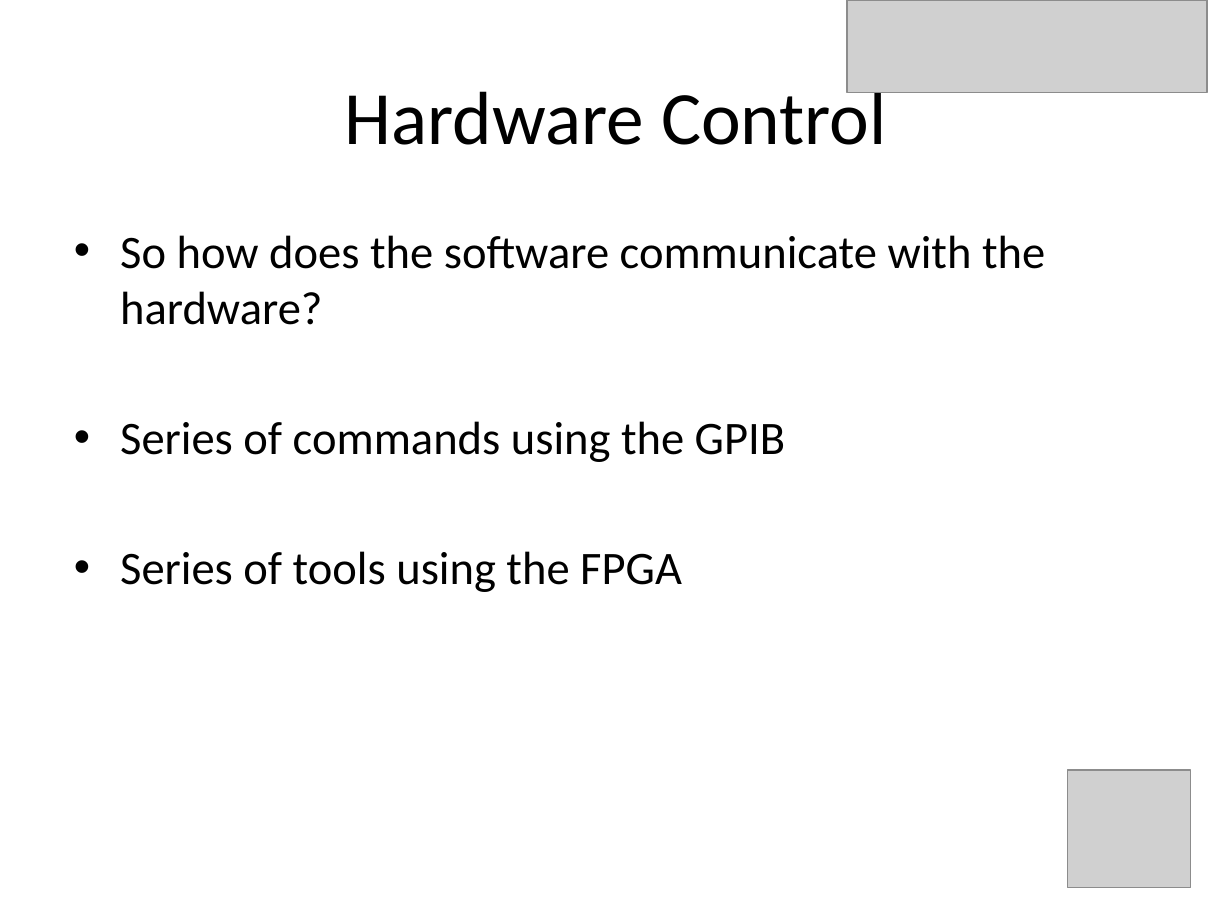
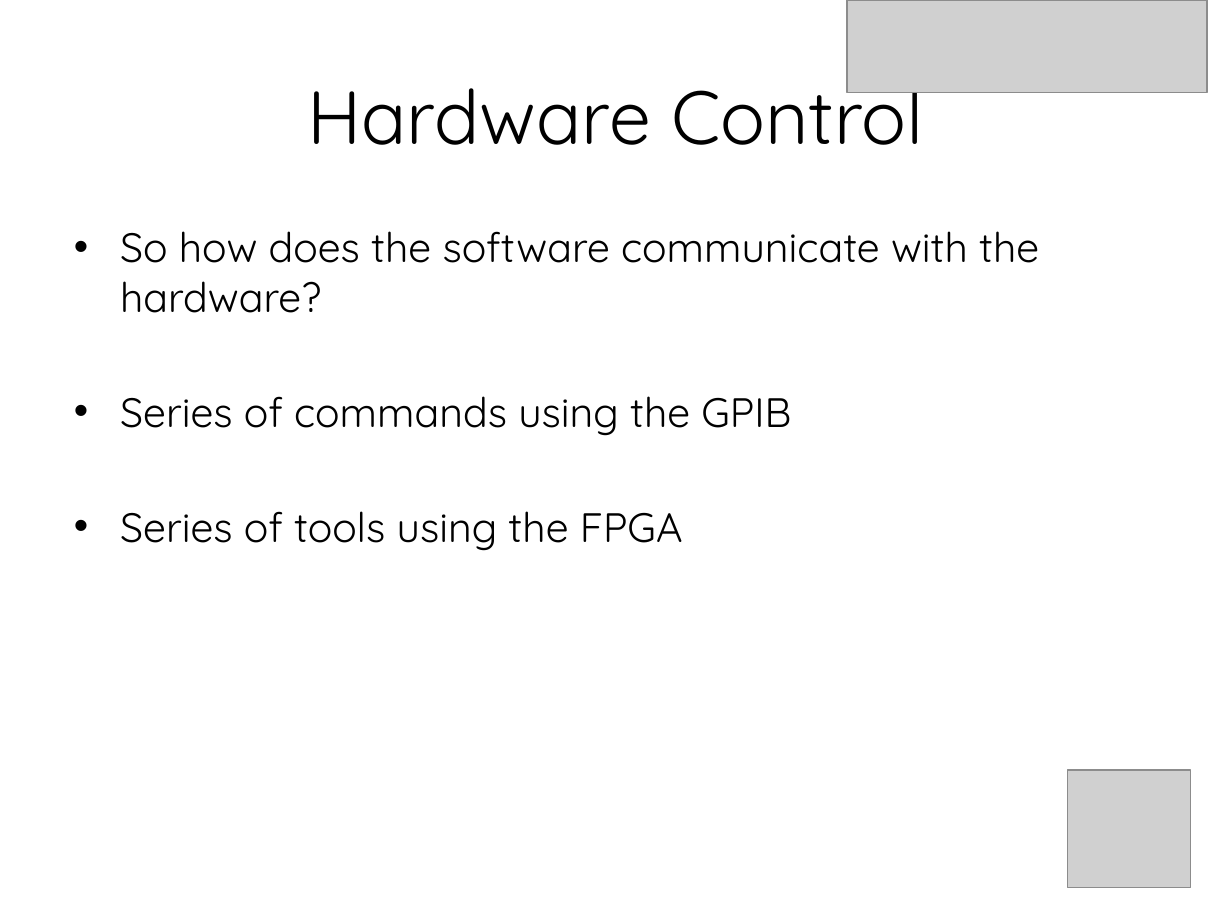
Before and after one commit to doctoboggan/DeathRay, a slide deck: slide 9 of manuals/desReview.pptx (slide 8 before the commit). Drawn at 1232x924 pixels with LibreOffice and Linux fonts; fonts in the diff are those of the drawing; grey boxes stand for pictures. Boxes give left, top, right and bottom in pixels: in the first picture for what was removed or moved away, otherwise in the second. Text is boxed around its words. In the diff, an @@ line names an element or a change of style, - is before the commit and + after.

```diff
--- a/manuals/desReview.pptx
+++ b/manuals/desReview.pptx
@@ title "Hardware Control" at <box>307,66,923,145</box>: font Calibri to Quicksand @@
@@ text "So how does the software ..." at <box>120,231,1039,551</box>: size 27.2 to 24 pt, font Calibri to Quicksand @@
```
Also in this commit, not shown: 18 other slides changed, 1 slide added.
